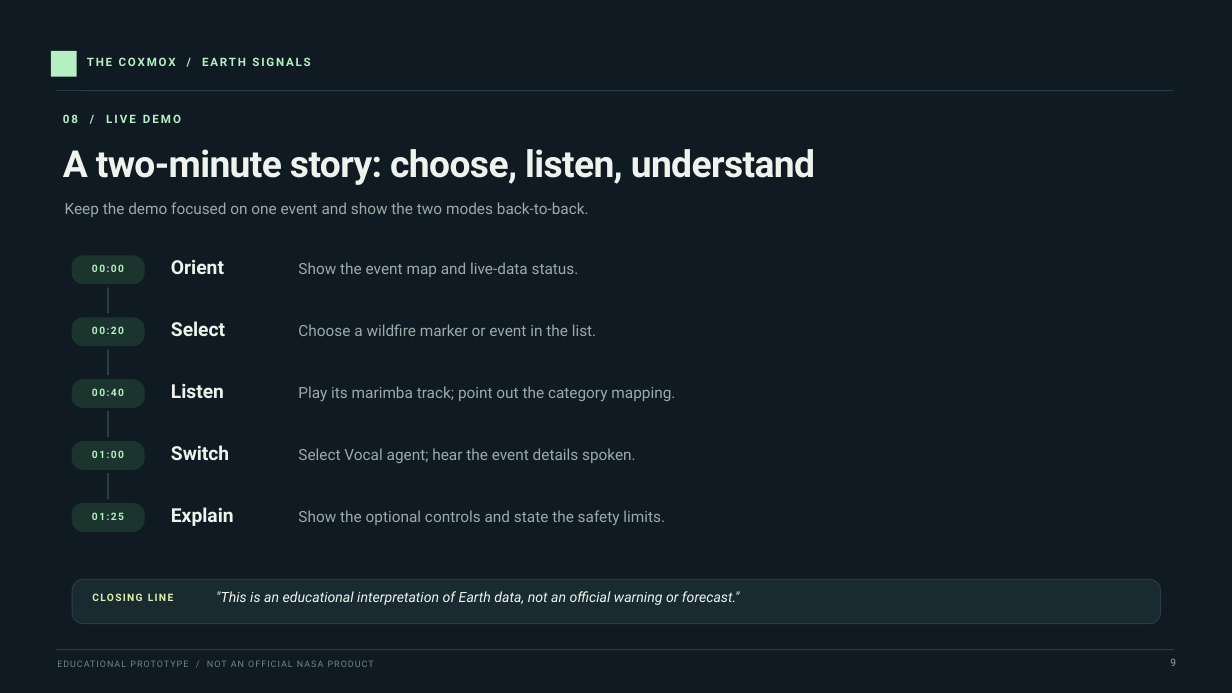
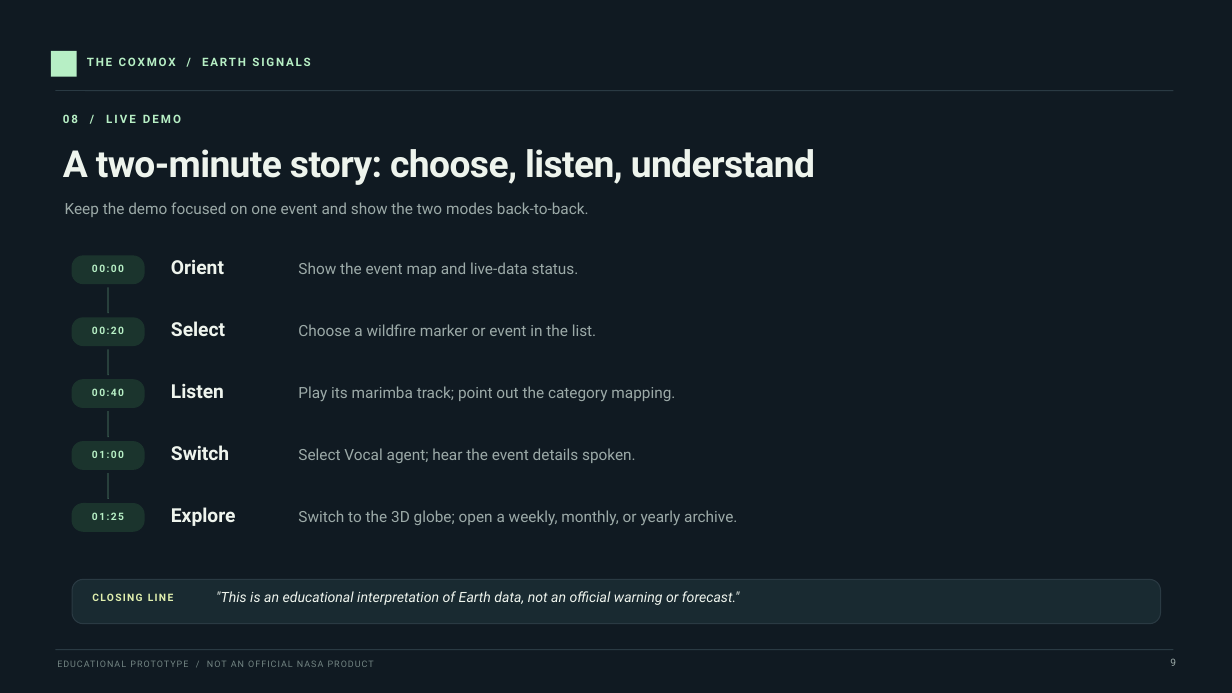
Before and after one commit to mrdarkpheonix/COXMOX, a slide deck: slide 9 of THE_COXMOX_PROJECT_PRESENTATION.pptx. Drawn at 1232x693 pixels with LibreOffice and Linux fonts; fonts in the diff are those of the drawing. Boxes give left, top, right and bottom in pixels: in the first picture for what was removed or moved away, otherwise in the second. Text is boxed around its words. In the diff, an @@ line names an element or a change of style, - is before the commit and + after.

```diff
--- a/THE_COXMOX_PROJECT_PRESENTATION.pptx
+++ b/THE_COXMOX_PROJECT_PRESENTATION.pptx
@@ text at [171,507,236,526]: text changed @@
-Explain
+Explore
@@ text at [298,510,737,525]: text changed @@
-Show the optional controls and state the safety limits.
+Switch to the 3D globe; open a weekly, monthly, or yearly archive.
```
Also in this commit, not shown: 3 other slides changed, 13 other files.
